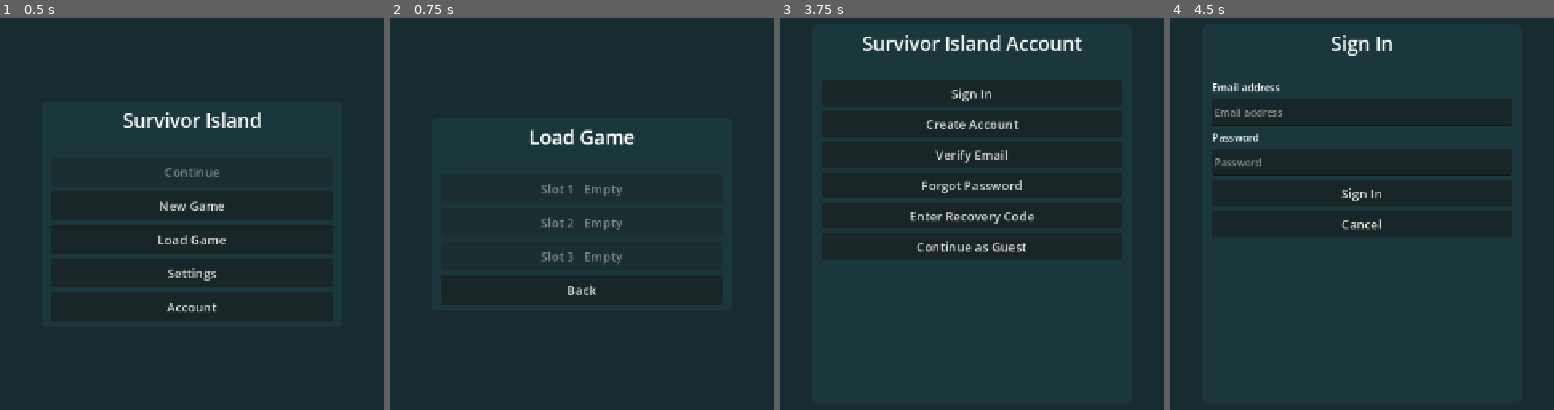
Above: before the commit, frames 1-4 (left to right).
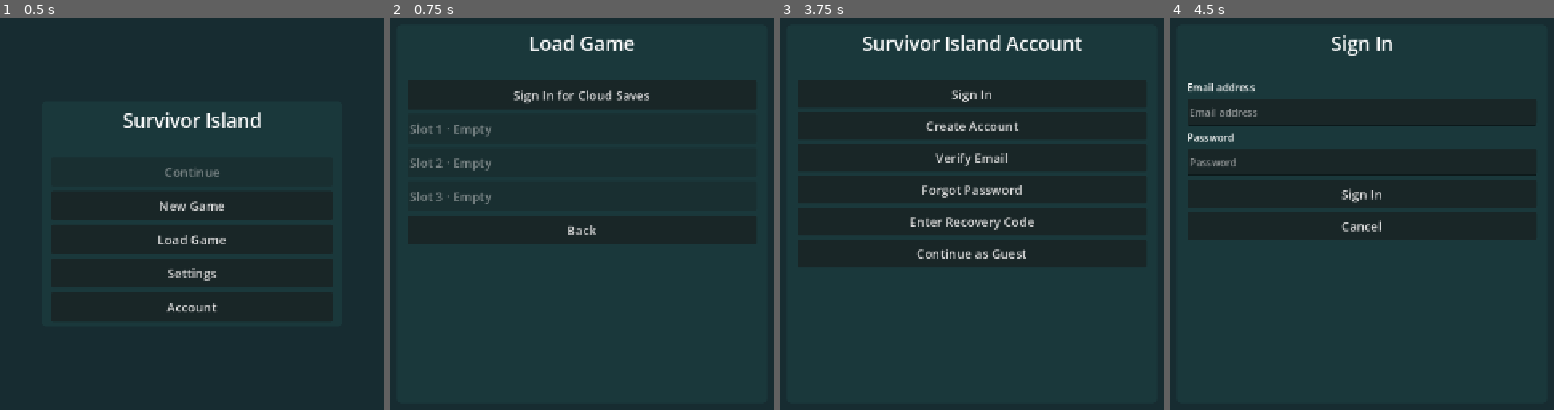
Above: after the commit, the same moments.

Repository: sunsetseast/SurvivorIslandGodot
Game: Godot game, scene res://application/game_app.tscn
Two runs of this game, one before a commit and one after it. Both use one fixed random seed, a clock stepped at 60 frames per second and the inputs below.
Inputs:
- Up to frame 1 (0.5 s): no input
- Up to frame 2 (0.75 s): click "Load Game" at 0.5 s
- Up to frame 3 (3.75 s): click "Back" at 1.25 s; click "Settings" at 2 s; click "Back" at 2.75 s; click "Account" at 3.5 s
- Up to frame 4 (4.5 s): click "Sign In" at 4.25 s

Frame 1 is identical in both runs. In frame 2, 3.3% of the frame differs, in the area x 4-68%, y 4-71%; in frame 3, 2.7%; in frame 4, 1.4%.

Commit message:
Show hosted cloud saves and make restoration accessible

Diff:
--- a/application/connected/account_menu.gd
+++ b/application/connected/account_menu.gd
@@ -6,7 +6,8 @@
 var _address := ""
 var _fields: Dictionary = {}
 var _cooldown_until := 0
-var _cloud_items: Array = []
+var _page_generation := 0
+var _cloud_from_slots := false
 var _profile_data := {}
 var _working := false
 
@@ -14,20 +15,31 @@
     _app = app
 
 func open() -> void:
+    _cloud_from_slots = false
     _address = ""
     if _app.auth.account.is_empty():
         _guest()
     else:
         _dashboard()
 
+func open_from_load() -> void:
+    _cloud_from_slots = true
+    if _app.cloud.store == null:
+        _address = ""
+        _form("login")
+    else:
+        _list()
+
 func _page(mode: String, title: String, notice := "") -> void:
+    _page_generation += 1
     _mode = mode
     _fields.clear()
     _app._menu(SurvivorGameApp.Screen.ACCOUNT, title, notice)
 
 func _button(key: String, name: String, action: Callable) -> void:
     var button := _app._button(key, name, action)
-    button.custom_minimum_size.y = 42
+    button.custom_minimum_size.y = 44
+    button.text_overrun_behavior = TextServer.OVERRUN_TRIM_ELLIPSIS
 
 func _field(key: String, label: String, kind: LineEdit.VirtualKeyboardType, initial := "") -> void:
     var field_label := Label.new()
@@ -112,7 +124,10 @@
         return
     if _app.auth.recovery_pending():
         _app.auth.logout()
-    open()
+    if _cloud_from_slots:
+        _app._slots(false)
+    else:
+        open()
 
 func _text(key: String) -> String:
     var field: LineEdit = _fields.get(key)
@@ -174,7 +189,10 @@
             _guest("Password updated. Sign in with your new password.")
         _:
             _address = ""
-            _dashboard()
+            if _cloud_from_slots:
+                _list()
+            else:
+                _dashboard()
 
 func _resend() -> void:
     if _working:
@@ -200,7 +218,7 @@
     label.text = _app.auth.email
     label.text_overrun_behavior = TextServer.OVERRUN_TRIM_ELLIPSIS
     _app._stack.add_child(label)
-    _button("cloud_list", "Cloud Saves", _list)
+    _button("cloud_list", "Cloud Saves", _open_from_profile)
     _button("guest_import", "Import a Guest Season", _imports)
     _button("edit_profile", "Name & Portable Preferences", _profile)
     _button("sign_out", "Sign Out", _sign_out)
@@ -216,35 +234,67 @@
         return
     var result := await _app.auth.logout()
     _working = false
-    _cloud_items.clear()
     _profile_data.clear()
     _guest("Signed out." if result.ok else "Signed out on this device. Server revocation could not be confirmed.")
 
-func _list() -> void:
-    if not _begin():
-        return
+func _open_from_profile() -> void:
+    _cloud_from_slots = false
+    _list()
+
+func _leave_cloud() -> void:
+    if _cloud_from_slots:
+        _app._slots(false)
+    else:
+        _dashboard()
+
+func _cloud_navigation(loading: bool) -> void:
+    var row := HBoxContainer.new()
+    _app._stack.add_child(row)
+    var refresh := _app._button("refresh", "Refresh", _list, row)
+    refresh.disabled = loading
+    refresh.size_flags_horizontal = Control.SIZE_EXPAND_FILL
+    var back := _app._button("back", "Back", _leave_cloud, row)
+    back.size_flags_horizontal = Control.SIZE_EXPAND_FILL
+
+func _list(notice := "") -> void:
+    if _working:
+        return
+    _page("cloud", "Cloud Saves", "Loading cloud saves…")
+    _cloud_navigation(true)
+    var generation := _page_generation
+    var epoch := _app.auth.epoch
     var result := await _app.cloud.call_data("list")
-    _working = false
-    if _app.auth.account.is_empty():
-        _guest("Sign in again to access cloud saves.")
-        return
-    _cloud_items = result.get("items", [])
-    _page("cloud", "Cloud Saves", "" if result.status == "listed" else message(result.status))
-    if result.status == "listed" and _cloud_items.is_empty():
-        _app._status.text = "No cloud saves yet."
-    for index in _cloud_items.size():
-        var row: Dictionary = _cloud_items[index]
-        _button("cloud%d" % (index + 1), _metadata(row), _details.bind(row))
+    if generation != _page_generation or _app.screen != SurvivorGameApp.Screen.ACCOUNT:
+        return
+    if epoch != _app.auth.epoch or _app.cloud.store == null:
+        if _cloud_from_slots:
+            _app._slots(false)
+            _app._status.text = "Sign in again to access cloud saves."
+        else:
+            _guest("Sign in again to access cloud saves.")
+        return
+
+    var caption := ""
+    var items: Array = []
+    if result.status == "listed":
+        items = result.items
+        caption = "No cloud saves yet." if items.is_empty() else "%d cloud save%s" % [
+            items.size(), "" if items.size() == 1 else "s"]
+    else:
+        caption = "Could not load cloud saves. " + message(result.status)
+    if not notice.is_empty():
+        caption = notice + "\n" + caption
+    _page("cloud", "Cloud Saves", caption)
+    _cloud_navigation(false)
+    for index in items.size():
+        var row: Dictionary = items[index]
+        _button("cloud%d" % (index + 1), "Season %s · Day %d · Cloud r%d" % [
+            row.season_id.left(8), int(row.day), int(row.revision)], _details.bind(row))
     for slot in range(1, LocalSaveProvider.SLOTS + 1):
         var sync := _app.cloud.record(slot)
-        var local := _app.saves.inspect(slot)
         if sync.has("blocked") or sync.get("paused", false):
             _button("conflict%d" % slot, "Local slot %d · %s" % [slot,
                 message(sync.get("blocked", "local_only"))], _conflict.bind(slot))
-        elif local.status == "valid" and int(local.save_revision) != int(sync.get("ack", 0)):
-            _info("Local slot %d · waiting to sync" % slot)
-    _button("refresh", "Refresh", _list)
-    _button("back", "Back", _dashboard)
 
 func _details(row: Dictionary) -> void:
     _page("cloud_detail", "Cloud Season", _metadata(row))
@@ -264,8 +314,7 @@
         return
     var result := await _app.cloud.delete_cloud(row.id, int(row.revision))
     _working = false
-    await _list()
-    _app._status.text = message(result)
+    _list(message(result))
 
 func _imports() -> void:
     _page("import", "Import a Guest Season", "Choose a season from this browser. Its guest checkpoint will stay here.")
@@ -323,7 +372,12 @@
     var result := await _app.cloud.restore(slot, id, revision)
     _working = false
     if result == "restored":
-        _app._main("Cloud season restored to slot %d." % slot)
+        var notice := "Cloud season restored to slot %d." % slot
+        if _cloud_from_slots:
+            _app._slots(false)
+            _app._status.text = notice
+        else:
+            _app._main(notice)
     else:
         _app._status.text = message(result)
 
@@ -348,7 +402,7 @@
         return
     var result := await _app.cloud.resolve(slot, choice, revision)
     _working = false
-    _dashboard(message(result))
+    _list(message(result))
 
 func _profile() -> void:
     if not _begin():
@@ -423,6 +477,7 @@
         "already_imported": return "This season already exists in the account."
         "already_cached": return "This cloud save already has a local slot."
         "invalid_snapshot": return "The checkpoint could not be validated."
+        "invalid_response": return "The server returned invalid data."
         "save_too_large": return "Checkpoint exceeds the cloud limit. Local progress is saved."
         "pending_offline": return "Saved locally. Cloud sync will retry."
         "local_changed": return "The local checkpoint changed. Choose it again."
--- a/application/connected/cloud_save_service.gd
+++ b/application/connected/cloud_save_service.gd
@@ -12,6 +12,7 @@
 var saves: LocalSaveProvider
 var _due: Dictionary = {}
 var _failures: Dictionary = {}
+var _failed_checkpoint: Dictionary = {}
 var _busy := false
 
 func _init(authentication: SurvivorAuthService) -> void:
@@ -22,6 +23,7 @@
     saves = provider
     _due.clear()
     _failures.clear()
+    _failed_checkpoint.clear()
     if saves != null:
         for slot in range(1, LocalSaveProvider.SLOTS + 1):
             if saves.inspect(slot).status == "valid":
@@ -32,9 +34,40 @@
     if not result.ok:
         return {"status": result.code if not String(result.code).is_empty() else "unavailable",
             "retry_after": result.get("retry_after", 0)}
-    if result.data is Array and action == "list":
-        return {"status": "listed", "items": result.data}
-    return result.data if result.data is Dictionary else {"status": "unavailable"}
+    if action == "list":
+        return _decode_list(result.data)
+    return result.data if result.data is Dictionary else {"status": "invalid_response"}
+
+static func _decode_list(data: Variant) -> Dictionary:
+    if data is not Array:
+        return {"status": "invalid_response"}
+    for row: Variant in data:
+        if row is not Dictionary or row.get("id") is not String \
+                or not SurvivorIdentityService.valid_account(row.id) \
+                or not GameStateData.identity(row.get("season_id")) \
+                or not GameStateData.integer(row.get("revision"), 1, SaveCodec.MAX_REVISION) \
+                or not GameStateData.integer(row.get("day"), 1, 416667) \
+                or not GameStateData.integer(row.get("tick"), 0, 1_000_000_000):
+            return {"status": "invalid_response"}
+    return {"status": "listed", "items": data}
+
+func slot_status(index: int, entry: Dictionary) -> String:
+    if store == null:
+        return "Saved locally only"
+    var sync := record(index)
+    var revision := int(entry.save_revision)
+    if sync.get("season") == entry.state.season_id:
+        if sync.get("blocked") in ["conflict", "missing"]:
+            return "Conflict detected"
+        if sync.has("blocked"):
+            return "Sync failed"
+        if sync.get("paused", false):
+            return "Saved locally only"
+        if int(sync.get("revision", 0)) > 0 and int(sync.get("ack", 0)) == revision:
+            return "Synced to cloud"
+    if _failed_checkpoint.get(index) == entry.fingerprint:
+        return "Sync failed"
+    return "Sync pending"
 
 func schedule(slot: int, immediate := false) -> void:
     if store == null:
@@ -72,6 +105,7 @@
 func reset(slot: int) -> bool:
     _due.erase(slot)
     _failures.erase(slot)
+    _failed_checkpoint.erase(slot)
     # Writing a newer empty record prevents a previous queue from attaching
     # itself to the next season placed in this local slot.
     return store == null or write_record(slot, {})
@@ -127,6 +161,7 @@
         return "local_storage"
     _due.erase(slot)
     _failures.erase(slot)
+    _failed_checkpoint.erase(slot)
     return "restored"
 
 func resolve(slot: int, choice: String, confirmed_revision: int) -> String:
@@ -147,6 +182,7 @@
     if not write_record(slot, sync):
         return "local_storage"
     _failures.erase(slot)
+    _failed_checkpoint.erase(slot)
     schedule(slot, true)
     return "queued"
 
@@ -196,6 +232,7 @@
         var raw := SaveCodec.encode(local.state, int(local.save_revision), int(local.timestamp))
         if raw.to_utf8_buffer().size() > LIMIT:
             _busy = false
+            _failed_checkpoint[slot] = local.fingerprint
             updated.emit(slot, "save_too_large")
             return
         if not sync.has("id"):
@@ -205,6 +242,7 @@
         sync.pending = int(local.save_revision)
         if not write_record(slot, sync):
             _busy = false
+            _failed_checkpoint[slot] = local.fingerprint
             updated.emit(slot, "local_storage")
             return
     var args := {"id": sync.id, "expected": int(sync.get("revision", 0)),
@@ -219,6 +257,7 @@
         return
     if status == "saved":
         _failures.erase(slot)
+        _failed_checkpoint.erase(slot)
         sync.revision = int(result.revision)
         sync.ack = int(sync.pending)
         sync.erase("guest_import")
@@ -240,6 +279,8 @@
         var delay := maxi(int(result.get("retry_after", 0)), mini(300, 5 * (1 << count)))
         _due[slot] = Time.get_ticks_msec() + delay * 1000 + randi_range(100, 1200)
         status = "pending_offline"
+    if status == "local_storage":
+        _failed_checkpoint[slot] = local.fingerprint
     updated.emit(slot, status)
 
 func _clear_operation(sync: Dictionary) -> void:
--- /dev/null
+++ b/application/connected/menu_scroll.gd
@@ -0,0 +1,39 @@
+class_name SurvivorMenuScroll
+extends ScrollContainer
+## The game disables touch-to-mouse emulation. Handle scroll drags within this
+## menu while leaving taps and gameplay touch events on their existing paths.
+
+var _finger := -1
+var _start_y := 0.0
+var _start_scroll := 0
+var _dragging := false
+
+func _input(event: InputEvent) -> void:
+    if not is_visible_in_tree():
+        return
+    if event is InputEventScreenTouch:
+        if event.pressed and not event.canceled and _finger < 0:
+            var bar := get_v_scroll_bar()
+            if bar.max_value <= bar.page or not get_global_rect().has_point(event.position):
+                return
+            _finger = event.index
+            _start_y = _local_y(event.position)
+            _start_scroll = scroll_vertical
+        elif event.index == _finger and (not event.pressed or event.canceled):
+            if _dragging:
+                propagate_notification(NOTIFICATION_SCROLL_END)
+                get_viewport().set_input_as_handled()
+            _finger = -1
+            _dragging = false
+    elif event is InputEventScreenDrag and event.index == _finger:
+        var travel := _start_y - _local_y(event.position)
+        if not _dragging:
+            if absf(travel) < 8.0:
+                return
+            _dragging = true
+            propagate_notification(NOTIFICATION_SCROLL_BEGIN)
+        scroll_vertical = _start_scroll + roundi(travel)
+        get_viewport().set_input_as_handled()
+
+func _local_y(point: Vector2) -> float:
+    return (get_global_transform_with_canvas().affine_inverse() * point).y
--- a/application/connected/supabase_transport.gd
+++ b/application/connected/supabase_transport.gd
@@ -15,6 +15,9 @@
 
 func send(path: String, method: HTTPClient.Method, body: Dictionary = {}, token := "") -> Dictionary:
     var request := HTTPRequest.new()
+    # Browser Fetch already decompresses responses. If the gateway exposes the
+    # Content-Encoding header, HTTPRequest would try to decompress them again.
+    request.accept_gzip = not OS.has_feature("web")
     request.timeout = 15.0
     request.max_redirects = 0
     request.body_size_limit = RESPONSE_BYTES
@@ -22,7 +25,7 @@
     var exchange := Exchange.new()
     _requests[request] = exchange
     request.request_completed.connect(_completed.bind(request), CONNECT_ONE_SHOT)
-    var headers := PackedStringArray(["apikey: " + publishable_key, "Content-Type: application/json"])
+    var headers := PackedStringArray(["apikey: " + publishable_key, "Content-Type: application/json", "Accept: application/json"])
     if not token.is_empty():
         headers.append("Authorization: Bearer " + token)
     var content := "" if method == HTTPClient.METHOD_GET else JSON.stringify(body, "", true, true)
@@ -58,7 +61,10 @@
             retry_after = clampi(value.to_int(), 0, 86400) if value.is_valid_int() else 60
     var ok := status >= 200 and status < 300 and (body.is_empty() or parsed is Dictionary or parsed is Array)
     var code := ""
-    if not ok and parsed is Dictionary:
-        code = String(parsed.get("error_code", parsed.get("code", "")))
+    if not ok:
+        if status >= 200 and status < 300:
+            code = "invalid_response"
+        elif parsed is Dictionary:
+            code = String(parsed.get("error_code", parsed.get("code", "")))
     exchange.finished.emit({"ok": ok, "status": status, "code": code,
         "retry_after": retry_after, "data": parsed if ok else null})
--- a/application/game_app.gd
+++ b/application/game_app.gd
@@ -29,7 +29,8 @@
 var _show: JavaScriptObject
 var _visual_resize: JavaScriptObject
 var _account_panel: PanelContainer
-var _account_scroll: ScrollContainer
+var _account_scroll: SurvivorMenuScroll
+var _slot_sync_labels: Dictionary = {}
 var _slot_mode := false
 var _confirm_slot := 0
 var _exit_confirmation := false
@@ -174,6 +175,10 @@
 
 func _draw_slots(message := "") -> void:
     _menu(Screen.SLOTS, "New Game" if _slot_mode else "Load Game", message)
+    if not _slot_mode:
+        var cloud_button := _button("load_cloud",
+            "Cloud Saves" if cloud.store != null else "Sign In for Cloud Saves", _accounts.open_from_load)
+        cloud_button.text_overrun_behavior = TextServer.OVERRUN_TRIM_ELLIPSIS
     for index in range(1, LocalSaveProvider.SLOTS + 1):
         var entry := saves.inspect(index)
         var row := HBoxContainer.new()
@@ -187,12 +192,24 @@
             info = "Different guest"
         var can_start: bool = entry.status == "empty" if _slot_mode else _owned(entry)
         var action := _new.bind(index) if _slot_mode else _load.bind(index)
-        var pick := _button("slot%d" % index, "Slot %d   %s" % [index, info], action, row)
-        pick.size_flags_horizontal = Control.SIZE_EXPAND_FILL
+        var column := VBoxContainer.new()
+        column.size_flags_horizontal = Control.SIZE_EXPAND_FILL
+        row.add_child(column)
+        var pick := _button("slot%d" % index, "Slot %d · %s" % [index, info], action, column)
+        pick.alignment = HORIZONTAL_ALIGNMENT_LEFT
+        pick.text_overrun_behavior = TextServer.OVERRUN_TRIM_ELLIPSIS
         pick.disabled = not can_start
+        if _owned(entry):
+            var badge := Label.new()
+            badge.text = cloud.slot_status(index, entry)
+            badge.add_theme_font_size_override("font_size", 16)
+            column.add_child(badge)
+            _slot_sync_labels[index] = badge
         if not entry.status in ["empty", "unavailable"]:
-            _button("delete%d" % index, "Confirm delete" if _confirm_slot == index else "Delete",
+            var erase := _button("delete%d" % index, "Confirm" if _confirm_slot == index else "Delete",
                 _delete.bind(index, String(entry.get("fingerprint", ""))), row)
+            erase.custom_minimum_size.x = 80
+            erase.size_flags_vertical = Control.SIZE_SHRINK_BEGIN
     _button("back", "Back", _main)
 
 var _delete_fingerprint := ""
@@ -342,6 +359,7 @@
 func _menu(next: Screen, title: String, message: String) -> void:
     screen = next
     _actions.clear()
+    _slot_sync_labels.clear()
     _account_panel = null
     _account_scroll = null
     for child: Node in _ui.get_children():
@@ -367,8 +385,8 @@
     _stack = VBoxContainer.new()
     _stack.custom_minimum_size.x = 300 if next == Screen.SESSION else 450
     _stack.add_theme_constant_override("separation", 7)
-    if next == Screen.ACCOUNT:
-        var scroll := ScrollContainer.new()
+    if next in [Screen.ACCOUNT, Screen.SLOTS]:
+        var scroll := SurvivorMenuScroll.new()
         scroll.horizontal_scroll_mode = ScrollContainer.SCROLL_MODE_DISABLED
         scroll.follow_focus = true
         _account_panel = panel
@@ -388,6 +406,8 @@
         heading.text = title
         heading.horizontal_alignment = HORIZONTAL_ALIGNMENT_CENTER
         heading.add_theme_font_size_override("font_size", 31)
+        if next in [Screen.ACCOUNT, Screen.SLOTS]:
+            heading.autowrap_mode = TextServer.AUTOWRAP_WORD_SMART
         _stack.add_child(heading)
     _status.text = message
     _status.horizontal_alignment = HORIZONTAL_ALIGNMENT_CENTER
@@ -399,8 +419,9 @@
 func _position_panel(panel: PanelContainer, bottom: bool) -> void:
     var viewport := _ui.size
     var height := _account_visible_height() if panel == _account_panel else viewport.y
-    var y := height - panel.size.y - 18.0 if bottom else maxf(0.0, (height - panel.size.y) * .5)
-    panel.position = Vector2((viewport.x - panel.size.x) * .5, y)
+    var displayed_size := panel.size * panel.scale
+    var y := height - displayed_size.y - 18.0 if bottom else maxf(0.0, (height - displayed_size.y) * .5)
+    panel.position = Vector2((viewport.x - displayed_size.x) * .5, y)
 
 func _visual_viewport_changed(_args: Array) -> void:
     _update_account_layout()
@@ -414,8 +435,15 @@
 func _update_account_layout() -> void:
     if _account_panel == null:
         return
-    _account_scroll.custom_minimum_size = Vector2(minf(480.0, _ui.size.x - 40.0),
-        maxf(110.0, minf(590.0, _account_visible_height() - 36.0)))
+    # Express menu layout in CSS pixels on Web so portrait canvas stretching
+    # does not reduce the account text or tap targets to half size.
+    var width := _ui.size.x
+    if OS.has_feature("web"):
+        width = float(JavaScriptBridge.get_interface("window").innerWidth)
+    var content_scale := maxf(0.1, _ui.size.x / maxf(1.0, width))
+    _account_panel.scale = Vector2.ONE * content_scale
+    _account_scroll.custom_minimum_size = Vector2(clampf(width - 56.0, 140.0, 560.0),
+        clampf(_account_visible_height() / content_scale - 40.0, 90.0, 590.0))
     _account_panel.reset_size()
     _position_panel(_account_panel, false)
 
@@ -443,7 +471,13 @@
     cloud.bind(active_store if signed_in else null, saves if signed_in else null)
     if changed_namespace and screen == Screen.SESSION:
         _main("Session expired. Sign in to resume your account saves.")
+    elif changed_namespace and screen == Screen.SLOTS:
+        _slots(_slot_mode)
 
 func _cloud_updated(index: int, status: String) -> void:
+    if screen == Screen.SLOTS and _slot_sync_labels.has(index):
+        var entry := saves.inspect(index)
+        if _owned(entry):
+            _slot_sync_labels[index].text = cloud.slot_status(index, entry)
     if session != null and slot == index and screen == Screen.SESSION:
         _status.text = "Slot %d · %s" % [index, SurvivorAccountMenu.message(status)]
--- a/tests/application_test.gd
+++ b/tests/application_test.gd
@@ -58,6 +58,7 @@
     app._exit_session()
     app._slots(false)
     var saved := app.saves.inspect(1)
+    _test_cloud_listing(app, store, saved)
     app._delete(1, saved.fingerprint)
     _check(app.saves.inspect(1).status == "valid", "Delete requires confirmation")
     app._delete(1, saved.fingerprint)
@@ -72,3 +73,31 @@
     store.erase("preferences")
     print("Application lifecycle: ", failures, " failures")
     quit(int(failures > 0))
+
+func _test_cloud_listing(app: SurvivorGameApp, store: LocalDataStore, entry: Dictionary) -> void:
+    var row := {"id": "0c7ea6c4-5b74-4c5f-a09b-cd4692fb7ce7", "season_id": entry.state.season_id,
+        "revision": 5.0, "day": 1.0, "tick": 10.0}
+    var result := SurvivorCloudSaveService._decode_list([row])
+    _check(result.status == "listed" and result.get("items") == [row], "PostgREST array reaches cloud list")
+    _check(SurvivorCloudSaveService._decode_list([]).status == "listed", "Empty response is valid")
+    for malformed: Variant in [null, {"status": "listed", "items": []}, [row, null], [{"id": row.id}]]:
+        _check(SurvivorCloudSaveService._decode_list(malformed).status == "invalid_response",
+            "Invalid or partial list cannot display as empty")
+
+    _check(app._slot_sync_labels[1].text == "Saved locally only", "Guest slot indicator")
+    app.cloud.set_process(false)
+    app.cloud.bind(store, app.saves)
+    _check(app.cloud.slot_status(1, entry) == "Sync pending", "Unacknowledged checkpoint")
+    var sync := {"id": row.id, "season": entry.state.season_id, "revision": 5, "ack": int(entry.save_revision)}
+    _check(app.cloud.write_record(1, sync), "Store test acknowledgement")
+    app._cloud_updated(1, "saved")
+    _check(app._slot_sync_labels[1].text == "Synced to cloud", "Local and cloud revisions are independent")
+    sync.blocked = "conflict"
+    _check(app.cloud.write_record(1, sync), "Store test conflict")
+    _check(app.cloud.slot_status(1, entry) == "Conflict detected", "Revision conflict indicator")
+    sync.blocked = "invalid_snapshot"
+    _check(app.cloud.write_record(1, sync), "Store test failure")
+    _check(app.cloud.slot_status(1, entry) == "Sync failed", "Terminal sync failure indicator")
+    app.cloud.bind(null, null)
+    for generation in 2:
+        store.erase("sync-1-%d" % generation)
Not shown, changed: docs/TECHNICAL_DESIGN.md
